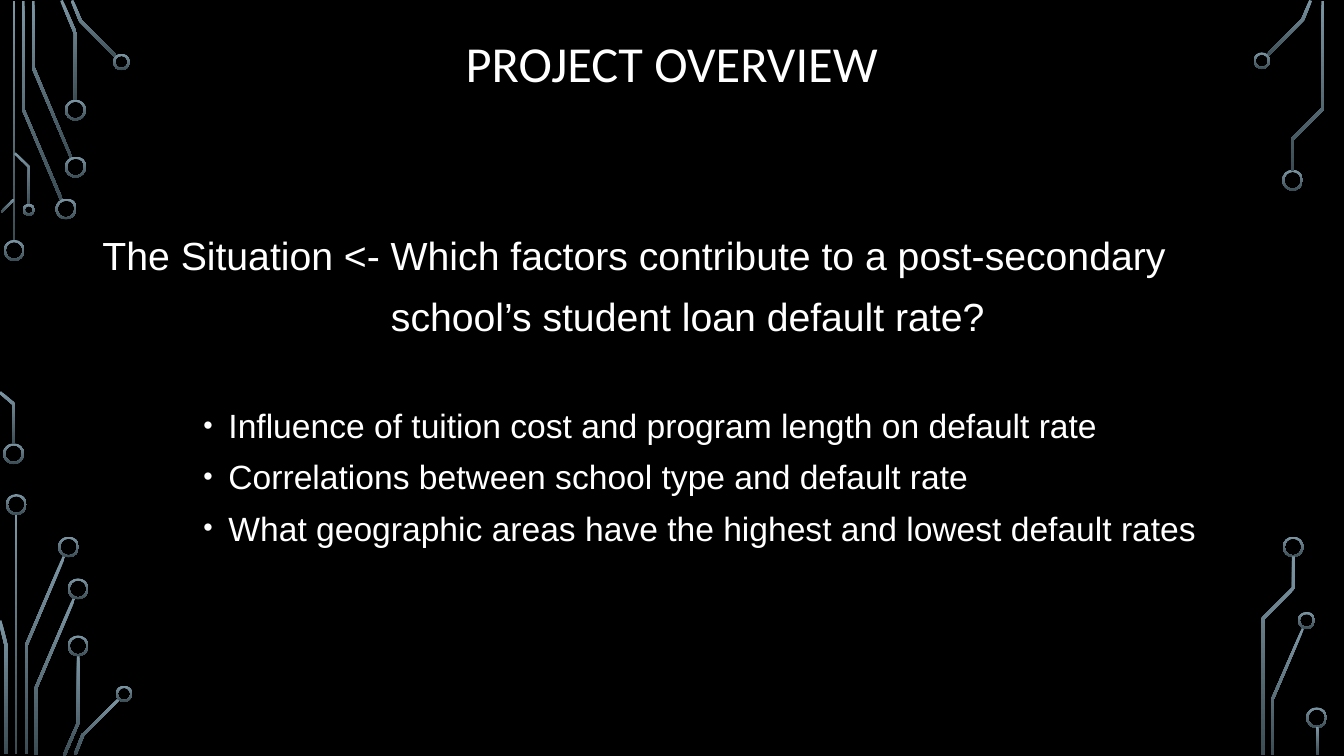
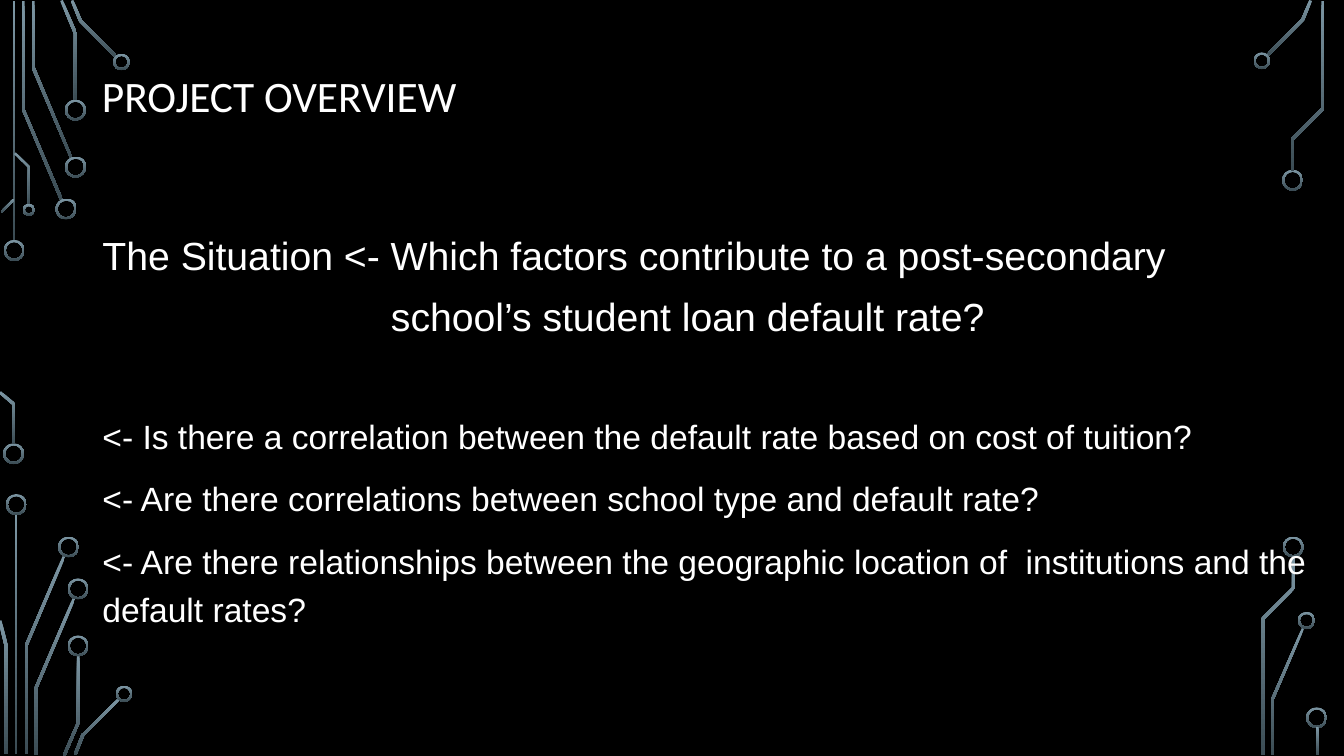
Before and after one commit to matt-pelham/rgang, a slide deck: slide 2 of Default Data Group Project - final version.pptx. Drawn at 1344x756 pixels with LibreOffice and Linux fonts; fonts in the diff are those of the drawing; background and template pictures are left out. Boxes give left, top, right and bottom in pixels: in the first picture for what was removed or moved away, otherwise in the second. Text is boxed around its words. In the diff, an @@ line names an element or a change of style, - is before the commit and + after.

```diff
--- a/Default Data Group Project - final version.pptx
+++ b/Default Data Group Project - final version.pptx
@@ text "PROJECT OVERVIEW": place and size @@
-text "PROJECT OVERVIEW" at <box>466,49,877,83</box>
+text "PROJECT OVERVIEW" at <box>102,84,456,113</box>
@@ text "PROJECT OVERVIEW" at <box>102,84,456,113</box>: size 36 to 31 pt; alignment centre to left; line spacing 0.9 to 1; vertical alignment middle to top @@
@@ text at <box>102,424,1306,623</box>: text changed @@
-    • Influence of tuition cost and program length on default rate
-    • Correlations between school type and default rate
-    • What geographic areas have the highest and lowest default rates
+<- Is there a correlation between the default rate based on cost of tuition?
+<- Are there correlations between school type and default rate?
+<- Are there relationships between the geographic location of institutions and the default rates?
```
Also in this commit, not shown: 15 other slides changed.
